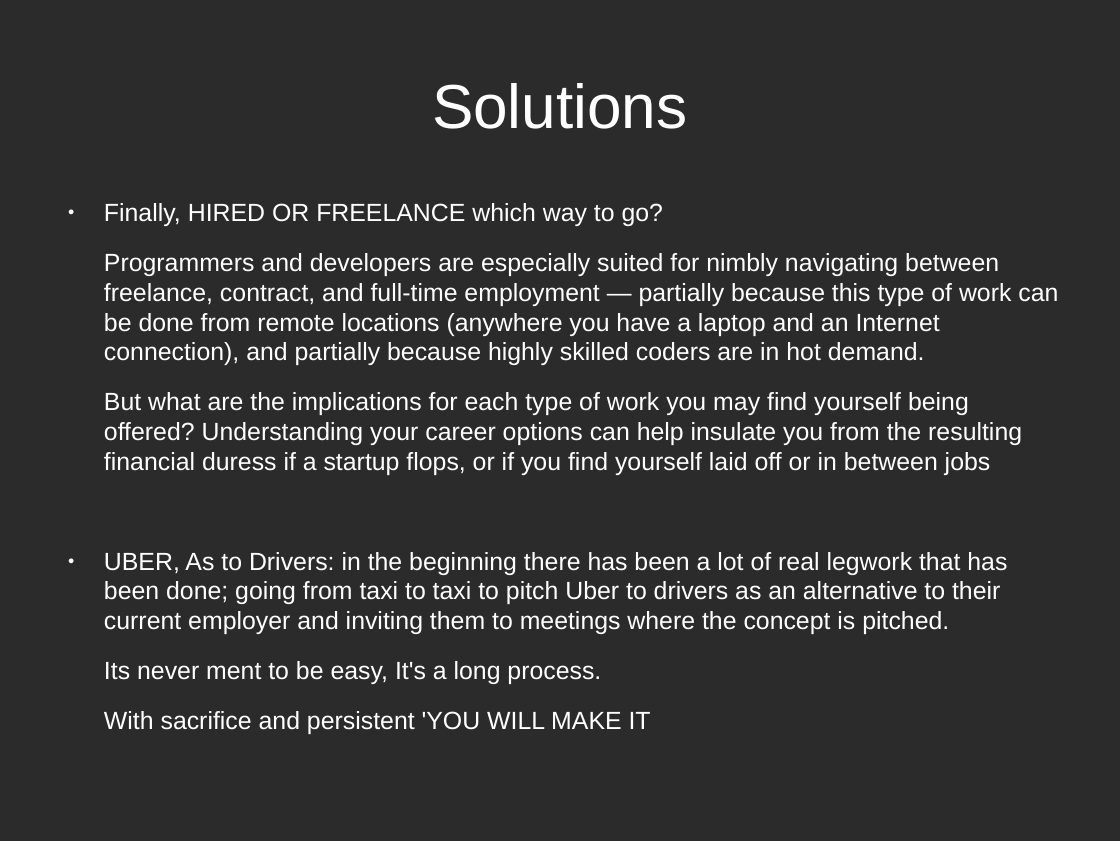
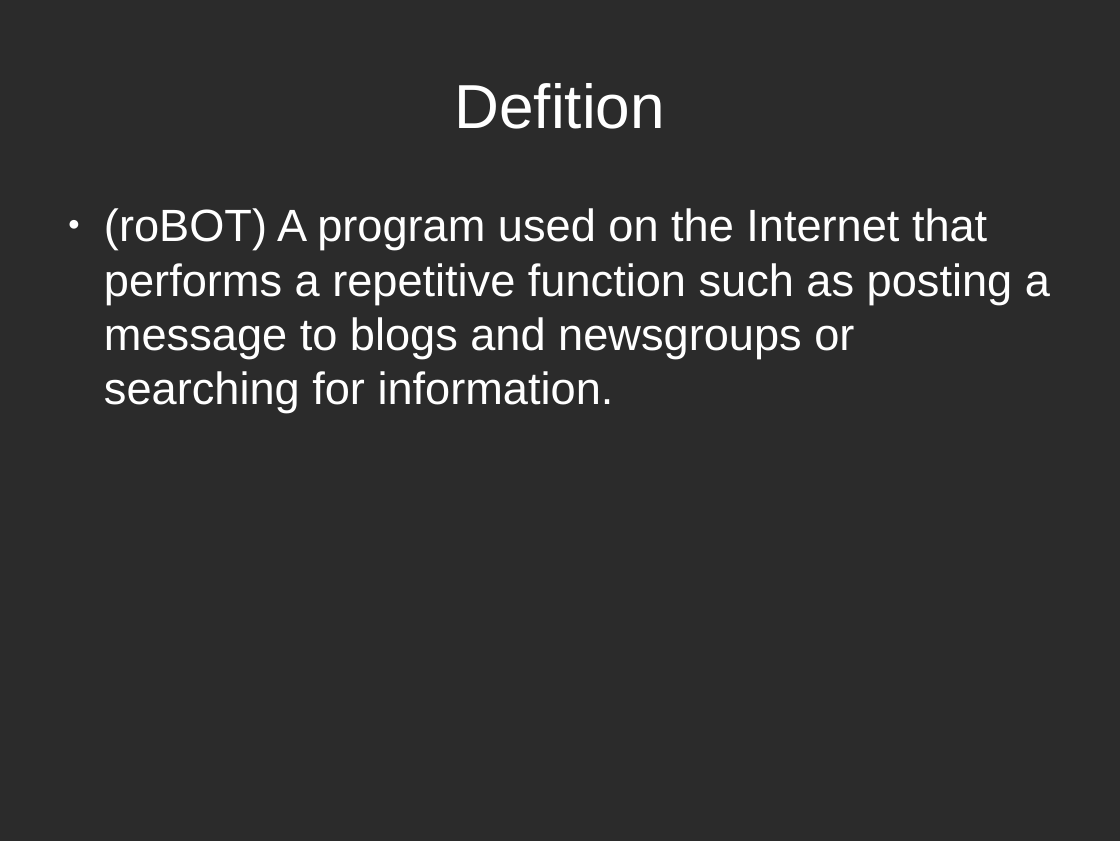
Before and after one commit to gitalry/Yusudd, a slide deck: slide 2 of bots.odp. Drawn at 1120x841 pixels with LibreOffice and Linux fonts; fonts in the diff are those of the drawing; background and template pictures are left out; a plain dark background stands for a picture behind light text. Boxes give left, top, right and bottom in pixels: in the first picture for what was removed or moved away, otherwise in the second. Text is boxed around its words. In the diff, an @@ line names an element or a change of style, - is before the commit and + after.

Commit message:
bot infor

```diff
--- a/bots.odp
+++ b/bots.odp
@@ title at [455,83,665,129]: text changed @@
-Solutions
+Defition
@@ text at [104,208,1050,413]: text changed; size 17.6 to 32 pt @@
-● Finally, HIRED OR FREELANCE which way to go?
-Programmers and developers are especially suited for nimbly navigating between freelance, contract, and full-time employment — partially because this type of work can be done from remote locations (anywhere you have a laptop and an Internet connection), and partially because highly skilled coders are in hot demand.
-But what are the implications for each type of work you may find yourself being offered? Understanding your career options can help insulate you from the resulting financial duress if a startup flops, or if you find yourself laid off or in between jobs
-● UBER, As to Drivers: in the beginning there has been a lot of real legwork that has been done; going from taxi to taxi to pitch Uber to drivers as an alternative to their current employer and inviting them to meetings where the concept is pitched.
-Its never ment to be easy, It's a long process.
-With sacrifice and persistent 'YOU WILL MAKE IT
+● (roBOT) A program used on the Internet that performs a repetitive function such as posting a message to blogs and newsgroups or searching for information.
```
Also in this commit, not shown: 3 other files.
